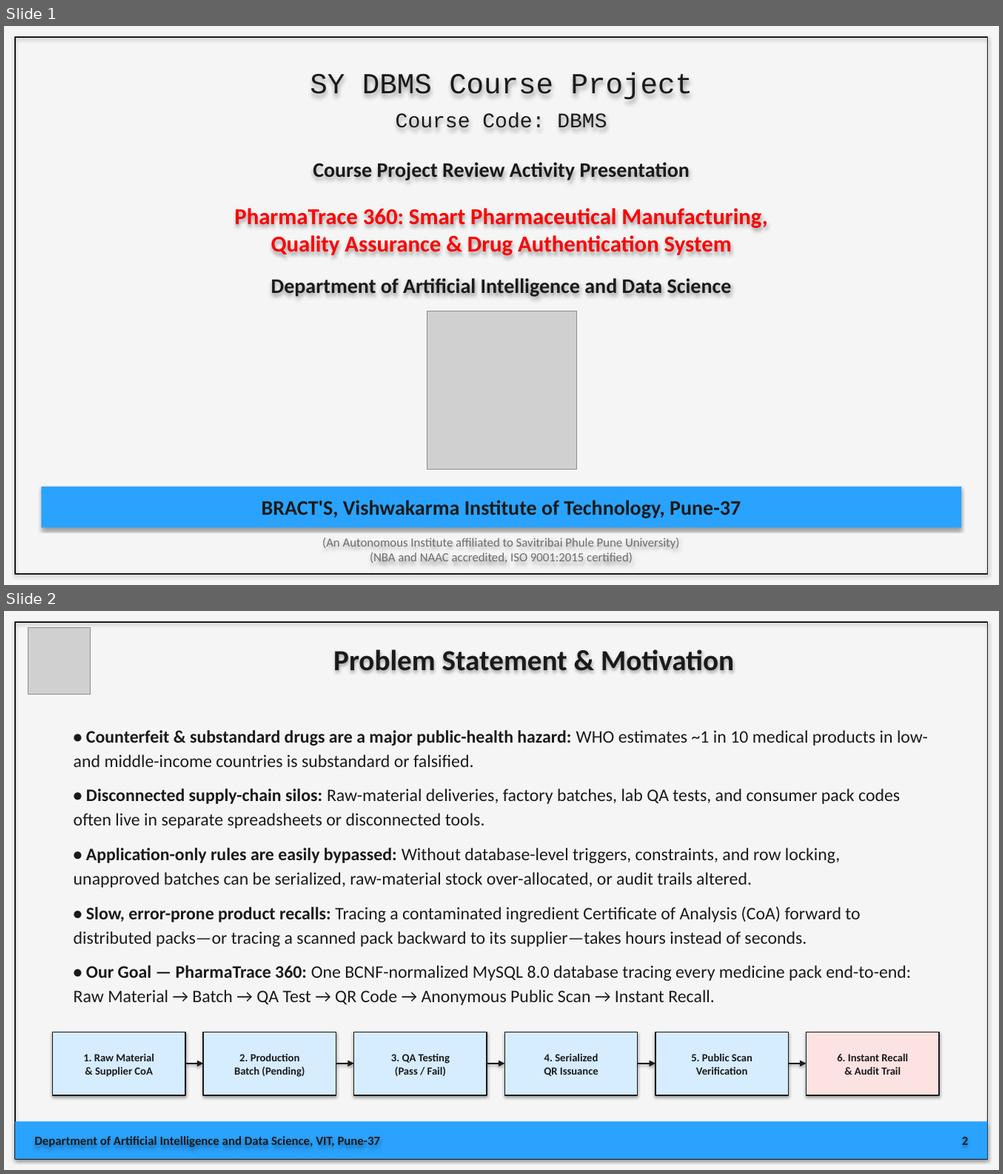
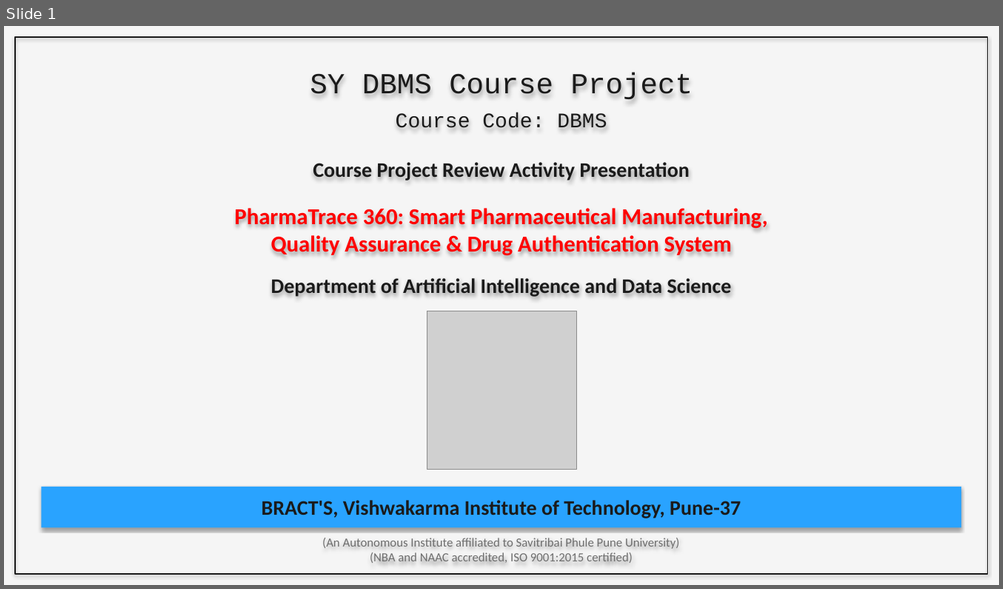
Before and after one commit to AdityaB411/PharmaTrace360, a slide deck: PharmaTrace360_Final_Presentation.pptx. Shown one above the other, each under a label of ours: slides 1 and 2 before the commit, slide 1 after it. The pictures are 1003x1174 and 1003x589 pixels, drawn with LibreOffice and Linux fonts; fonts in the diff are those of the drawing; grey boxes stand for pictures. Boxes give left, top, right and bottom in pixels: in the first picture for what was removed or moved away, otherwise in the second. Text is boxed around its words. In the diff, an @@ line names an element or a change of style, - is before the commit and + after.

Commit message:
docs: tighten PharmaTrace 360 presentation to 14 crisp slides

```diff
--- a/PharmaTrace360_Final_Presentation.pptx
+++ b/PharmaTrace360_Final_Presentation.pptx
@@ slide 2 removed at [4,611,999,1170], background #F5F5F5 @@
@@ rectangle removed at [15,622,987,1159] @@
@@ picture removed at [28,627,91,695] @@
@@ text removed at [333,649,734,671] @@
-Problem Statement & Motivation
@@ text removed at [74,730,928,1005] @@
-• Counterfeit & substandard drugs are a major public-health hazard: WHO estimates ~1 in 10 medical products in low- and middle-income countries is substandard or falsified.
-• Disconnected supply-chain silos: Raw-material deliveries, factory batches, lab QA tests, and consumer pack codes often live in separate spreadsheets or disconnected tools.
-• Application-only rules are easily bypassed: Without database-level triggers, constraints, and row locking, unapproved batches can be serialized, raw-material stock over-allocated, or audit trails altered.
-• Slow, error-prone product recalls: Tracing a contaminated ingredient Certificate of Analysis (CoA) forward to distributed packs—or tracing a scanned pack backward to its supplier—takes hours instead of seconds.
-• Our Goal — PharmaTrace 360: One BCNF-normalized MySQL 8.0 database tracing every medicine pack end-to-end: Raw Material → Batch → QA Test → QR Code → Anonymous Public Scan → Instant Recall.
@@ rectangle removed at [53,1033,185,1096] @@
-1. Raw Material
-& Supplier CoA
@@ rectangle removed at [203,1033,336,1096] @@
-2. Production
-Batch (Pending)
@@ rectangle removed at [354,1033,486,1096] @@
-3. QA Testing
-(Pass / Fail)
@@ rectangle removed at [505,1033,637,1096] @@
-4. Serialized
-QR Issuance
@@ rectangle removed at [655,1033,788,1096] @@
-5. Public Scan
-Verification
@@ rectangle removed at [806,1033,939,1096] @@
-6. Instant Recall
-& Audit Trail
@@ arrow removed from (185, 1064) to (203, 1064) @@
@@ arrow removed from (336, 1064) to (354, 1064) @@
@@ arrow removed from (486, 1064) to (505, 1064) @@
@@ arrow removed from (637, 1064) to (655, 1064) @@
@@ arrow removed from (788, 1064) to (806, 1064) @@
@@ rectangle removed at [15,1122,987,1159] @@
@@ text removed at [34,1136,381,1147] @@
-Department of Artificial Intelligence and Data Science, VIT, Pune-37
@@ text removed at [962,1137,967,1145] @@
-2
```
Also in this commit, not shown: 13 slides changed, 2 other slides removed.
